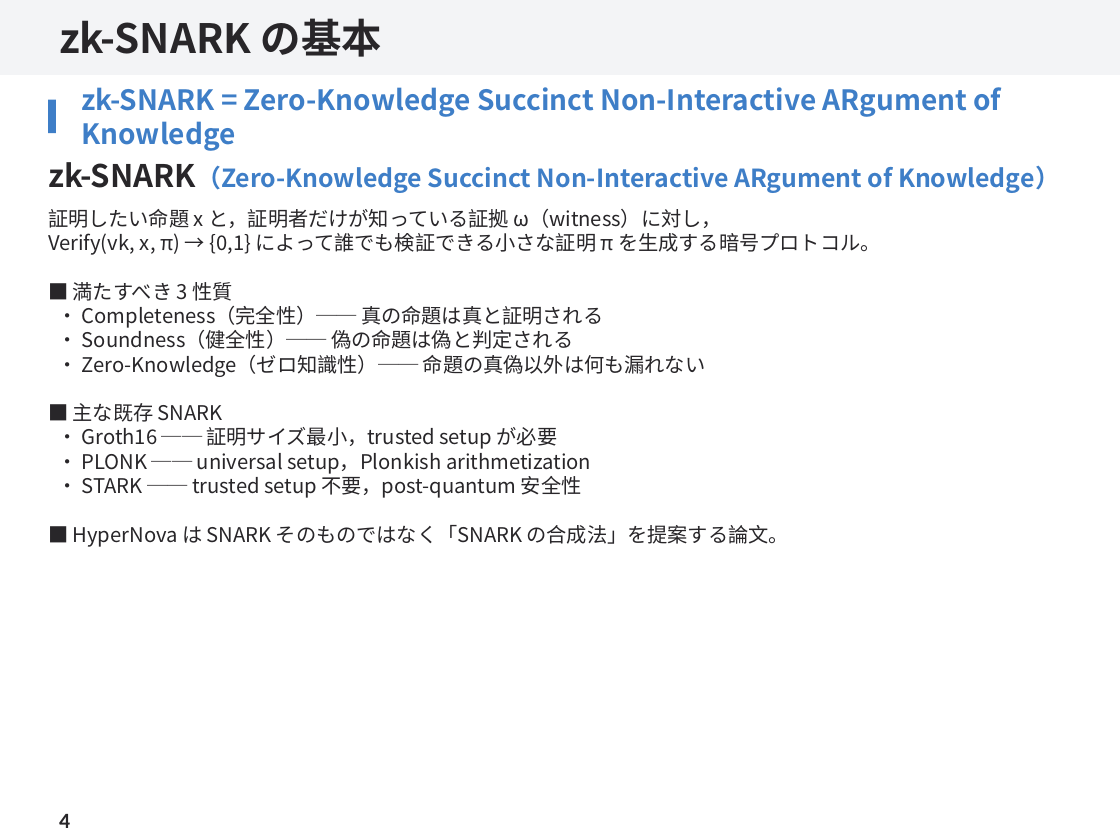
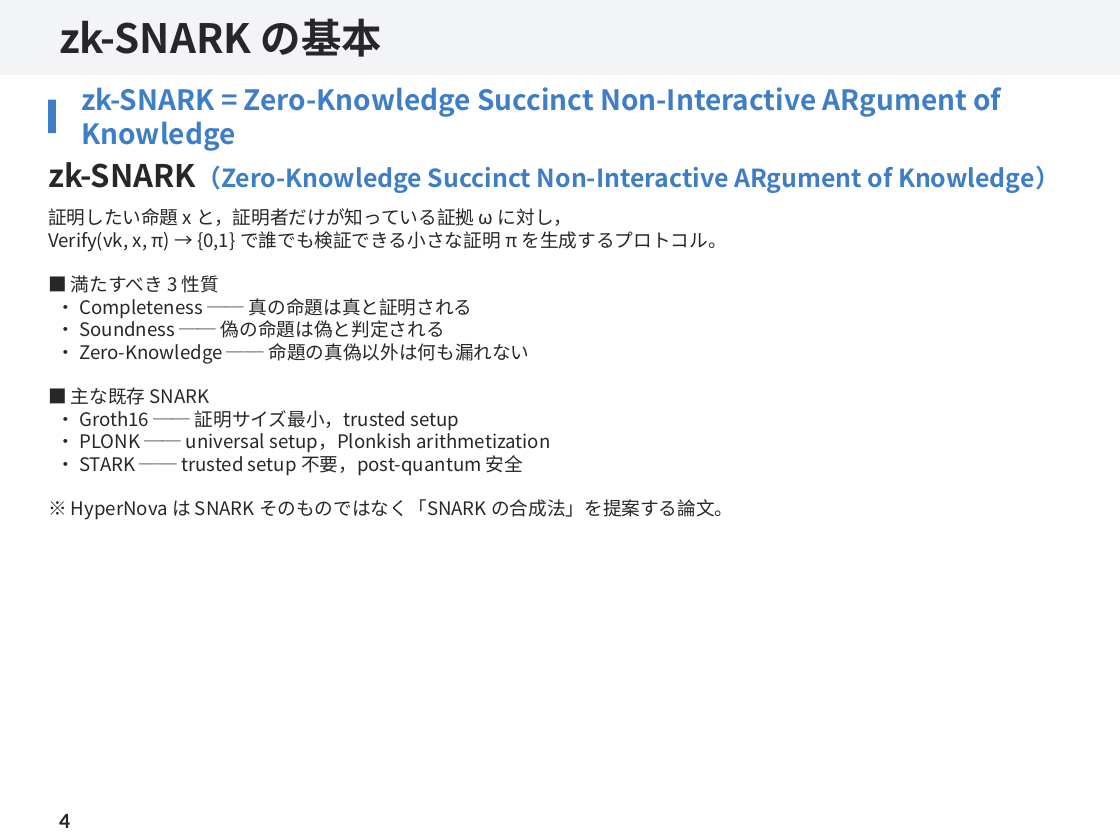
Before and after one commit to SMRI2170/rinkou-hypernova, a slide deck: slide 4 of docs/pptx/hypernova-rinkou.pptx. Drawn at 1120x840 pixels with LibreOffice and Linux fonts; fonts in the diff are those of the drawing. Boxes give left, top, right and bottom in pixels: in the first picture for what was removed or moved away, otherwise in the second. Text is boxed around its words. In the diff, an @@ line names an element or a change of style, - is before the commit and + after.

Commit message:
Compact text on slides 04/07/08/09/14/15 to prevent overlap
- slide-04: fontSize 13 → 12, 説明文を要約
- slide-07: fontSize 13 → 12, Nova 制約章を短縮
- slide-08: 副次的貢献章をハイフン整列
- slide-09: fontSize 13 → 12, bullets を 1-2 行削る
- slide-14: 全 fontSize 13/14 → 12（数式アクセントのみ 13）
- slide-15: 全 fontSize 13/14 → 12（数式アクセントのみ 13）

```diff
--- a/docs/pptx/hypernova-rinkou.pptx
+++ b/docs/pptx/hypernova-rinkou.pptx
@@ text at [48, 208, 727, 252]: text changed; size 13 to 12 pt @@
-証明したい命題 x と，証明者だけが知っている証拠 ω（witness）に対し，
-Verify(vk, x, π) → {0,1} によって誰でも検証できる小さな証明 π を生成する暗号プロトコル。
+証明したい命題 x と，証明者だけが知っている証拠 ω に対し，
+Verify(vk, x, π) → {0,1} で誰でも検証できる小さな証明 π を生成するプロトコル。
@@ text at [56, 298, 530, 364]: text changed; size 13 to 12 pt @@
-・ Completeness（完全性）── 真の命題は真と証明される
-・ Soundness（健全性）── 偽の命題は偽と判定される
-・ Zero-Knowledge（ゼロ知識性）── 命題の真偽以外は何も漏れない
+・ Completeness ── 真の命題は真と証明される
+・ Soundness ── 偽の命題は偽と判定される
+・ Zero-Knowledge ── 命題の真偽以外は何も漏れない
@@ text at [56, 275, 550, 453]: size 13 to 12 pt in "■ 満たすべき 3 性質", "■ 主な既存 SNARK", "・ PLONK ── universal setup，Plonkish arithmetization" @@
@@ text at [56, 410, 459, 431]: text changed; size 13 to 12 pt @@
-・ Groth16 ── 証明サイズ最小，trusted setup が必要
+・ Groth16 ── 証明サイズ最小，trusted setup
@@ text at [56, 451, 733, 520]: text changed; size 13 to 12 pt @@
-・ STARK ── trusted setup 不要，post-quantum 安全性
-■ HyperNova は SNARK そのものではなく「SNARK の合成法」を提案する論文。
+・ STARK ── trusted setup 不要，post-quantum 安全
+※ HyperNova は SNARK そのものではなく「SNARK の合成法」を提案する論文。
```
Also in this commit, not shown: 5 other slides changed, 6 other files.
